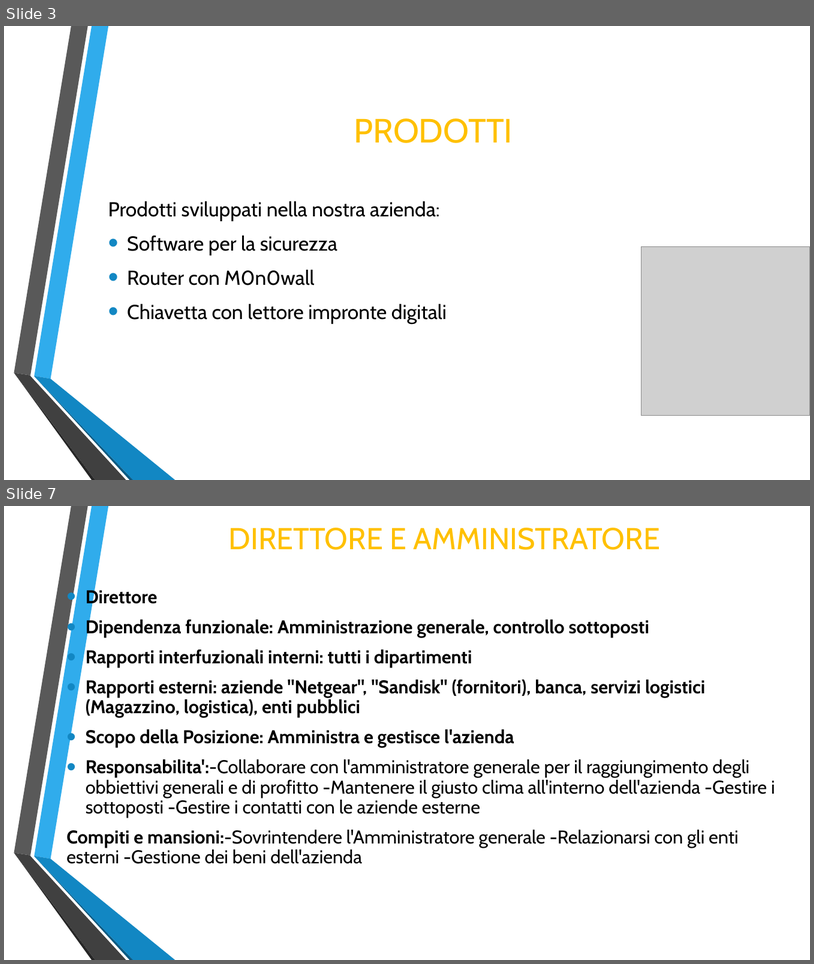
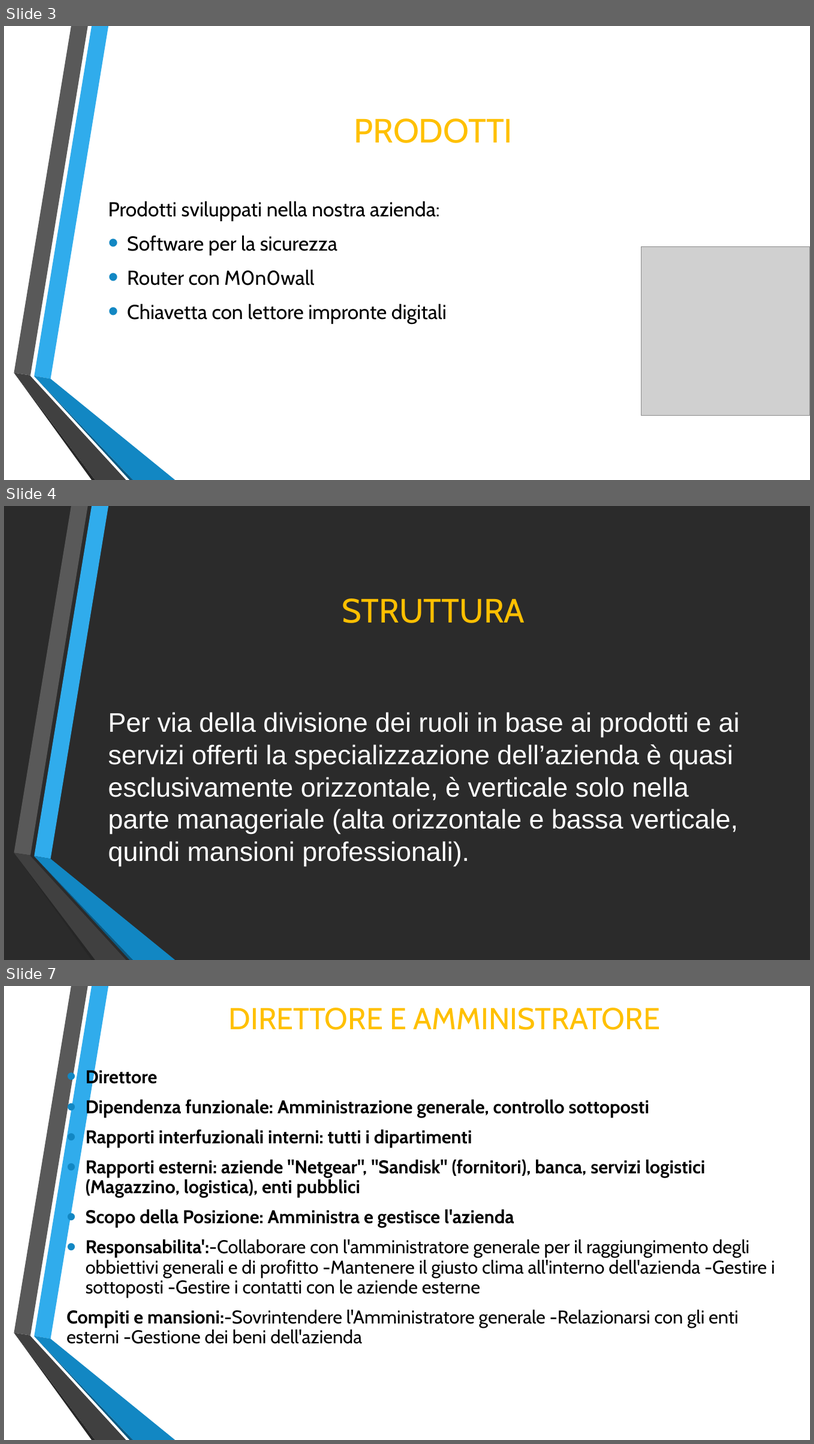
Before and after one commit to Lince99/GPOI, a slide deck: m0n0wall/Presentazione_M0n0wall.odp. Shown one above the other, each under a label of ours: slides 3 and 7 before the commit, slides 3, 4 and 7 after it; the slides between them are not shown. The pictures are 814x964 and 814x1444 pixels, drawn with LibreOffice and Linux fonts; fonts in the diff are those of the drawing; grey boxes stand for pictures; background and template pictures are left out; a plain dark background stands for a picture behind light text. Boxes give left, top, right and bottom in pixels: in the first picture for what was removed or moved away, otherwise in the second. Text is boxed around its words. In the diff, an @@ line names an element or a change of style, - is before the commit and + after.

```diff
--- a/m0n0wall/Presentazione_M0n0wall.odp
+++ b/m0n0wall/Presentazione_M0n0wall.odp
@@ slide 4 added at [4, 506, 810, 960], background picture (left out); not listed: 6 template elements that a slide beside it also shows @@
@@ title added at [342, 598, 525, 623], 40 pt, text #FFC000 @@
+STRUTTURA
@@ text added at [108, 712, 740, 866], 32 pt, text #FFFFFF @@
+Per via della divisione dei ruoli in base ai prodotti e ai servizi offerti la specializzazione dell’azienda è quasi esclusivamente orizzontale, è verticale solo nella parte manageriale (alta orizzontale e bassa verticale, quindi mansioni professionali).
```
Also in this commit, not shown: 1 slide changed, 1 other slide added, 2 slides removed.
